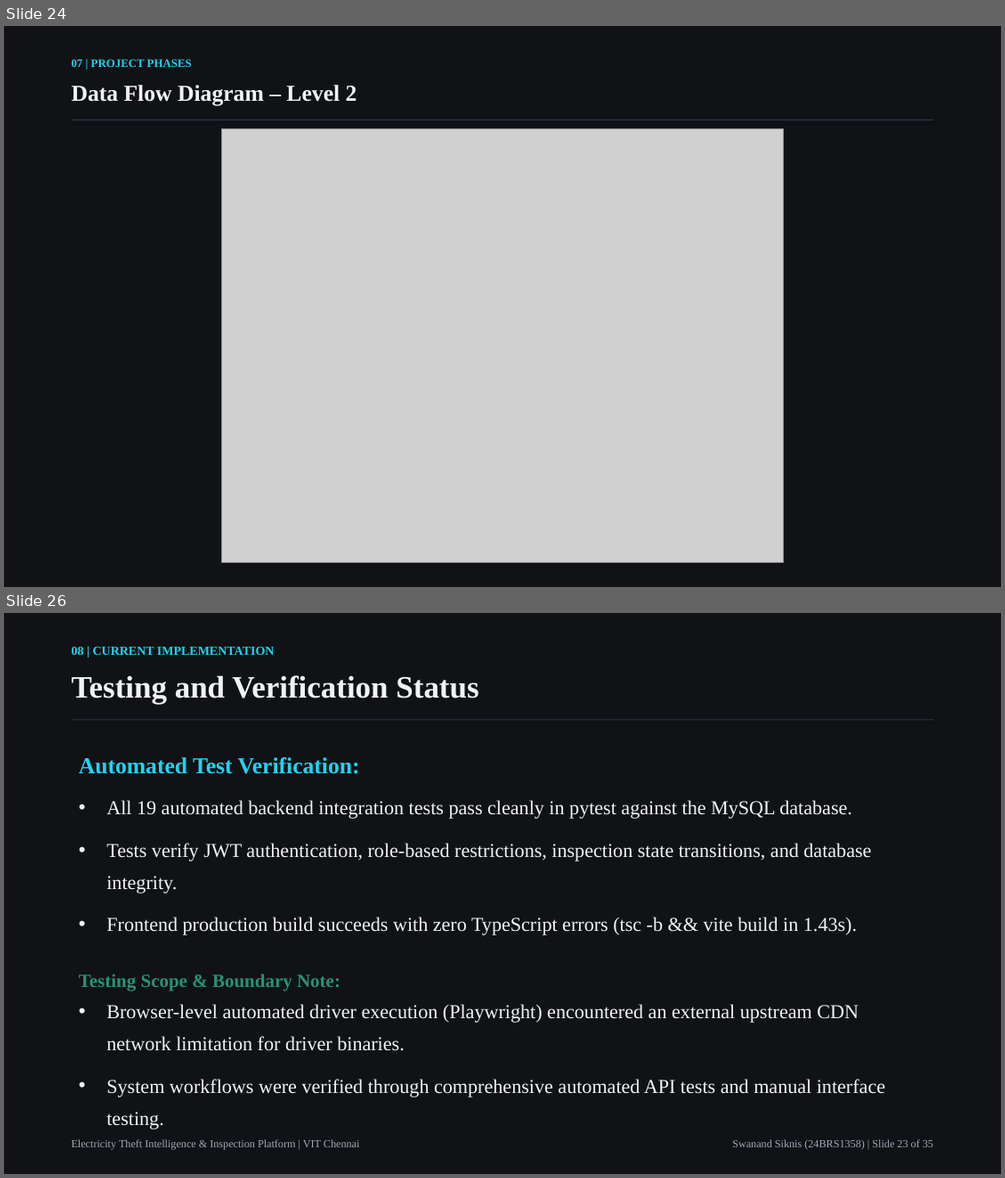
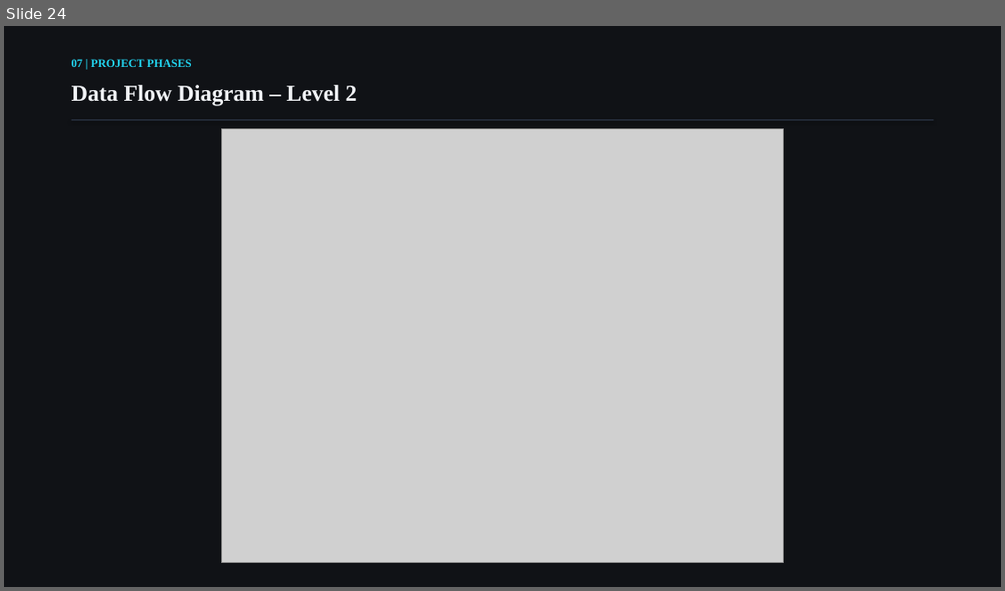
Before and after one commit to swanand70/PowerConnect_ML_Based_Electricity_Theft_Prediction, a slide deck: Electricity_Theft_Intelligence_Project_Presentation_Final.pptx. Shown one above the other, each under a label of ours: slides 24 and 26 before the commit, slide 24 after it; the slides between them are not shown. The pictures are 1005x1178 and 1005x591 pixels, drawn with LibreOffice and Linux fonts; fonts in the diff are those of the drawing; grey boxes stand for pictures. Boxes give left, top, right and bottom in pixels: in the first picture for what was removed or moved away, otherwise in the second. Text is boxed around its words. In the diff, an @@ line names an element or a change of style, - is before the commit and + after.

```diff
--- a/Electricity_Theft_Intelligence_Project_Presentation_Final.pptx
+++ b/Electricity_Theft_Intelligence_Project_Presentation_Final.pptx
@@ slide 26 removed at (4,613,1001,1174), background #FFFFFF @@
@@ rectangle removed at (4,613,1001,1174) @@
@@ text removed at (72,646,275,655) @@
-08 | CURRENT IMPLEMENTATION
@@ text removed at (72,675,478,704) @@
-Testing and Verification Status
@@ rectangle removed at (72,719,933,720) @@
@@ text removed at (79,757,885,1129) @@
-Automated Test Verification:
-• All 19 automated backend integration tests pass cleanly in pytest against the MySQL database.
-• Tests verify JWT authentication, role-based restrictions, inspection state transitions, and database integrity.
-• Frontend production build succeeds with zero TypeScript errors (tsc -b && vite build in 1.43s).
-Testing Scope & Boundary Note:
-• Browser-level automated driver execution (Playwright) encountered an external upstream CDN network limitation for driver binaries.
-• System workflows were verified through comprehensive automated API tests and manual interface testing.
@@ text removed at (72,1139,360,1150) @@
-Electricity Theft Intelligence & Inspection Platform | VIT Chennai
@@ text removed at (732,1139,933,1150) @@
-Swanand Siknis (24BRS1358) | Slide 23 of 35
```
Also in this commit, not shown: 4 slides changed, 43 other files.
